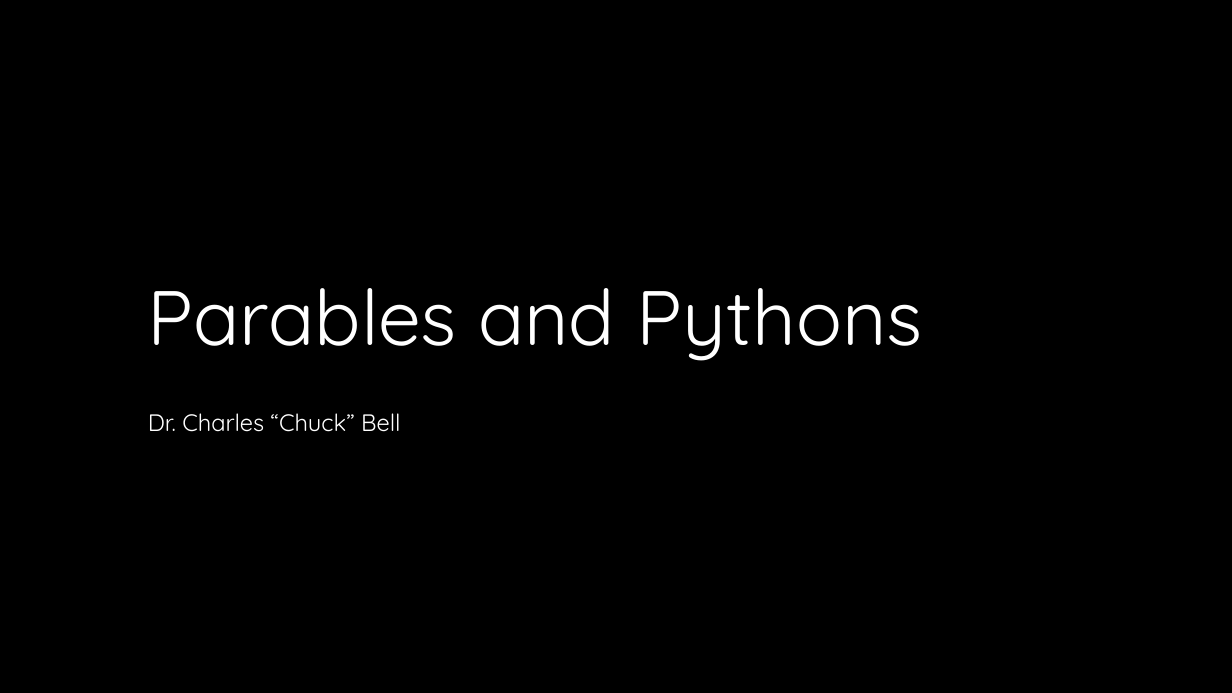
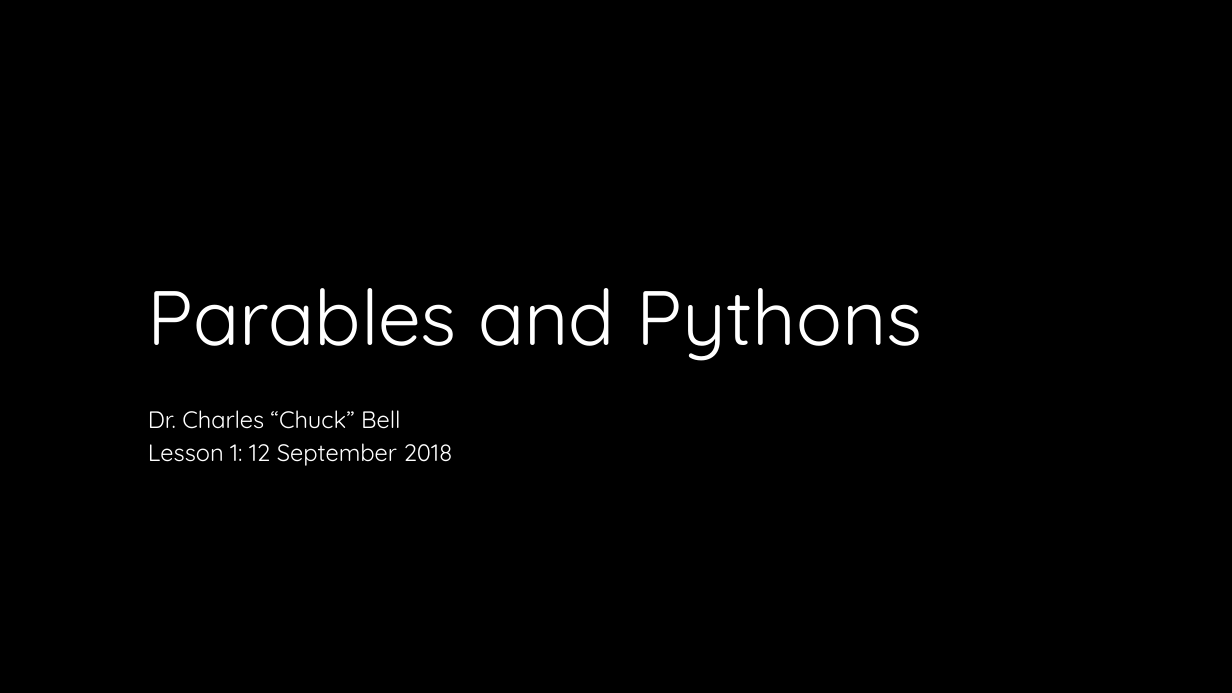
Before and after one commit to ChuckBell/Parables-and-Pythons, a slide deck: slide 1 of slides/Lesson1.pptx. Drawn at 1232x693 pixels with LibreOffice and Linux fonts; fonts in the diff are those of the drawing; background and template pictures are left out. Boxes give left, top, right and bottom in pixels: in the first picture for what was removed or moved away, otherwise in the second. Text is boxed around its words. In the diff, an @@ line names an element or a change of style, - is before the commit and + after.

Commit message:
Updates for lesson 2.

```diff
--- a/slides/Lesson1.pptx
+++ b/slides/Lesson1.pptx
@@ subtitle at [148, 410, 401, 429]: line spacing 0.8 to 0.7 @@
@@ subtitle at [148, 443, 453, 466]: paragraph added @@
+Lesson 1: 12 September 2018
```
Also in this commit, not shown: 1 other slide changed, 4 other files.
